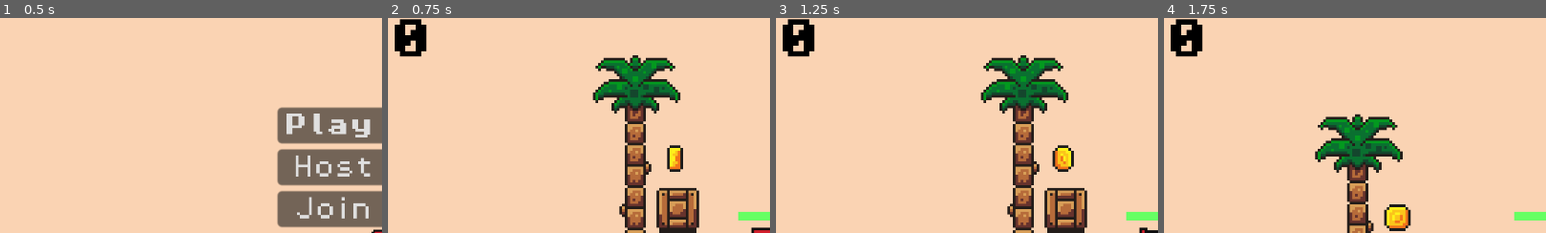
Above: before the commit, frames 1-4 (left to right).
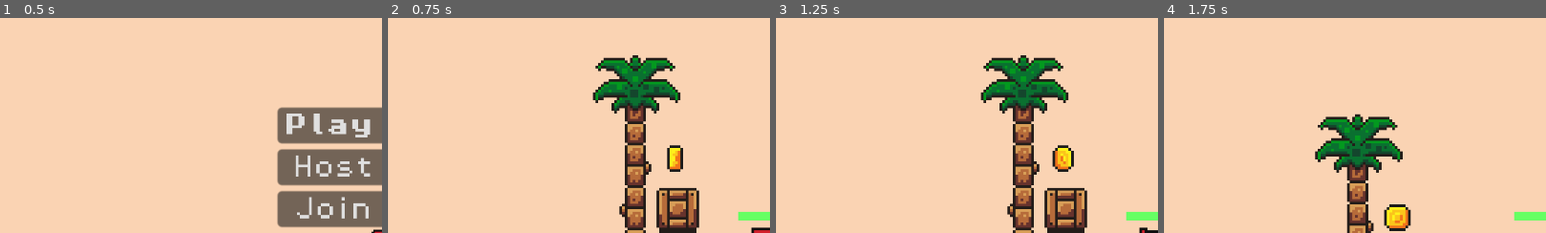
Above: after the commit, the same moments.

Repository: OfficialSirH/untitled-defense-push-game
Game: Godot game, scene res://scenes/main_menu.tscn
The game is run twice, just before and just after one commit, with the same random seed, the same clock (stepped at 60 frames per second) and the same inputs.
Inputs:
- Up to frame 1 (0.5 s): no input
- Up to frame 2 (0.75 s): click "Play Game" at 0.5 s
- Up to frame 3 (1.25 s): no input
- Up to frame 4 (1.75 s): hold Right (move_right) from 1.28 s (still down); tap Space (jump) at 1.52 s
The pictures show only the part of the screen within x 0-50%, y 0-50%; the shares and areas given below are measured in that part.

Frame 1 is identical in both runs. In frame 2, 1.2% of the frame differs, in the area x 1-11%, y 0-19%; in frame 3, 1.2%; in frame 4, 1.2%.

Commit message:
feat: health system

Diff:
--- a/scenes/fall_block.tscn
+++ b/scenes/fall_block.tscn
@@ -60,13 +60,9 @@
 "values": [1.0, 0.0]
 }
 
-[sub_resource type="Animation" id="Animation_tpivu"]
-resource_name = "sink"
-
 [sub_resource type="AnimationLibrary" id="AnimationLibrary_86l2j"]
 _data = {
-&"RESET": SubResource("Animation_86l2j"),
-&"sink": SubResource("Animation_tpivu")
+&"RESET": SubResource("Animation_86l2j")
 }
 
 [node name="SinkingBlock" type="Area2D"]
--- a/scenes/level1.tscn
+++ b/scenes/level1.tscn
@@ -7,6 +7,8 @@
 [ext_resource type="PackedScene" uid="uid://caa0u485j4db0" path="res://scenes/hud.tscn" id="5_ru4tf"]
 [ext_resource type="PackedScene" uid="uid://cf7q18wtojtx1" path="res://scenes/block.tscn" id="6_6sh32"]
 [ext_resource type="PackedScene" uid="uid://bg8rn4565nrpn" path="res://scenes/fall_block.tscn" id="7_ejswk"]
+[ext_resource type="PackedScene" uid="uid://cnnmb5d6cp2h1" path="res://sprites/health_pot.tscn" id="8_bbk5w"]
+[ext_resource type="PackedScene" uid="uid://h0ophs5jryf5" path="res://scenes/lever.tscn" id="9_conm7"]
 
 [sub_resource type="TileSetAtlasSource" id="TileSetAtlasSource_lnu2h"]
 texture = ExtResource("2_dwgg1")
@@ -326,6 +328,7 @@
 position = Vector2(0, 62)
 
 [node name="HUD" parent="." instance=ExtResource("5_ru4tf")]
+visible = false
 
 [node name="Coin2" parent="." instance=ExtResource("3_m7ahb")]
 position = Vector2(183, 23)
@@ -335,3 +338,9 @@
 
 [node name="SinkingBlock" parent="." instance=ExtResource("7_ejswk")]
 position = Vector2(217, 40)
+
+[node name="HealthPot" parent="." instance=ExtResource("8_bbk5w")]
+position = Vector2(169, -40)
+
+[node name="Lever" parent="." instance=ExtResource("9_conm7")]
+position = Vector2(248, 9)
--- /dev/null
+++ b/scripts/health_pot.gd
@@ -0,0 +1,10 @@
+extends Area2D
+
+var is_finished = false
+
+func _physics_process(delta: float) -> void:
+	for i in get_overlapping_bodies():
+		if i is CharacterBody2D and is_finished == false:
+			i.health = i.health + 15.0
+			is_finished = true
+			$AnimationPlayer.play("RESET")
--- a/scripts/multiplayer/multiplayer_controller.gd
+++ b/scripts/multiplayer/multiplayer_controller.gd
@@ -17,6 +17,8 @@
 
 @export var health := 100.0:
 	set(new_health):
+		if new_health > 100.0:
+			new_health = 100.0
 		$HealthBar/Health.size = Vector2(new_health/20.0, 5.0)
 		health = new_health
 
--- a/scripts/player.gd
+++ b/scripts/player.gd
@@ -7,6 +7,8 @@
 
 @export var health := 100.0:
 	set(new_health):
+		if new_health > 100.0:
+			new_health = 100.0
 		$HealthBar/Health.size = Vector2(new_health/20.0, 5.0)
 		health = new_health
 
Not shown: 1 places in scenes/fall_block.tscn that only renumber resources
Not shown: 1 places in scenes/level1.tscn that only renumber resources
Not shown, added: scripts/health_pot.gd.uid
